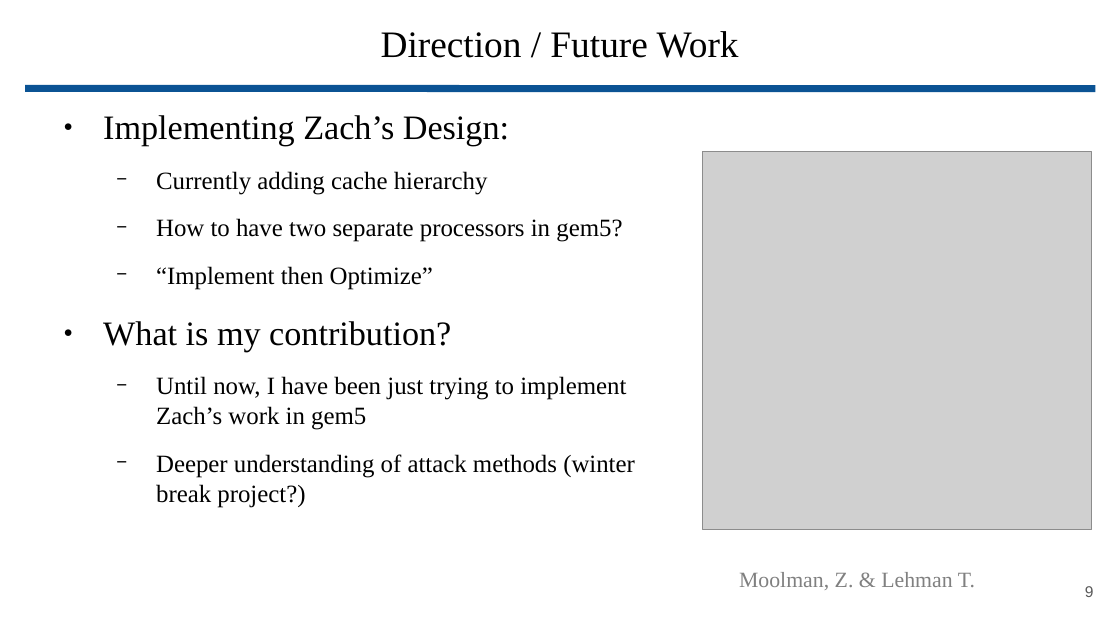
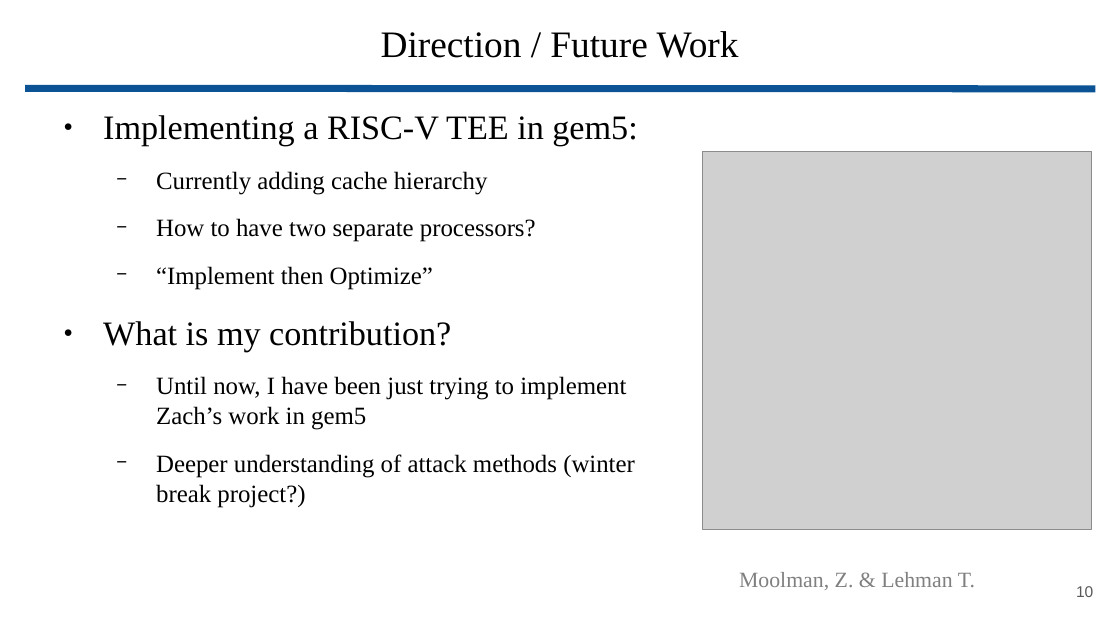
Before and after one commit to wbuz24/grad-research, a slide deck: slide 10 of presentations/update.11.15.pptx (slide 9 before the commit). Drawn at 1120x630 pixels with LibreOffice and Linux fonts; fonts in the diff are those of the drawing; grey boxes stand for pictures. Boxes give left, top, right and bottom in pixels: in the first picture for what was removed or moved away, otherwise in the second. Text is boxed around its words. In the diff, an @@ line names an element or a change of style, - is before the commit and + after.

Commit message:
not this one

```diff
--- a/presentations/update.11.15.pptx
+++ b/presentations/update.11.15.pptx
@@ text at (x1=103, y1=115, x2=637, y2=147): text changed @@
-● Implementing Zach’s Design:
+● Implementing a RISC-V TEE in gem5:
@@ text at (x1=156, y1=218, x2=536, y2=242): text changed @@
-  − How to have two separate processors in gem5?
+  − How to have two separate processors?
@@ page number at (x1=1076, y1=586, x2=1093, y2=597): text changed @@
-9
+10
```
Also in this commit, not shown: 1 other slide changed, 1 slide added.
